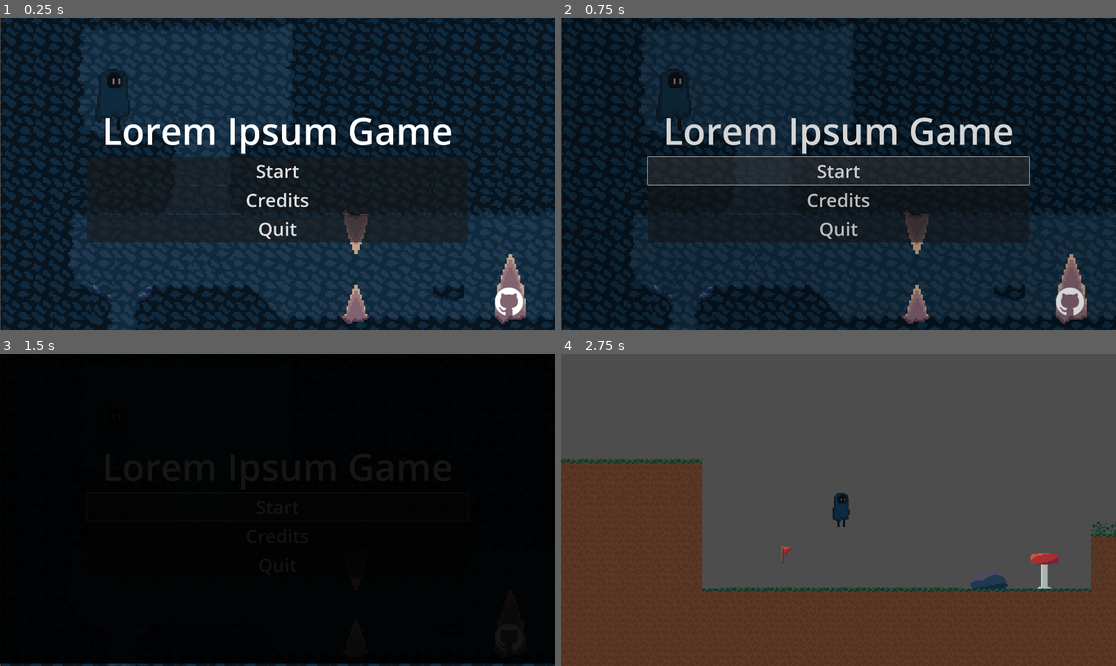
Above: before the commit, frames 1-4 (two rows, left to right).
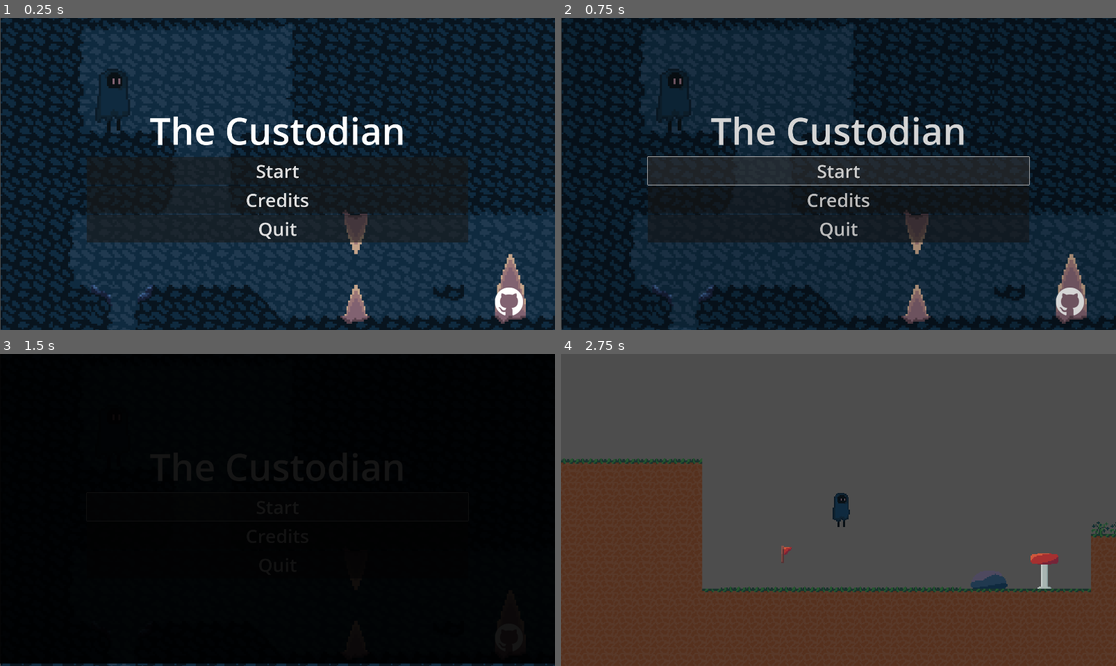
Above: after the commit, the same moments.

Repository: Sukarth/Hackclub-Jumpstart-Game
Game: Godot game, scene res://main_menu.tscn
Same seed, same stepped clock (60 frames per second), same inputs: the game is played once before the commit and once after it.
Inputs:
- Up to frame 1 (0.25 s): no input
- Up to frame 2 (0.75 s): click "Start" at 0.5 s
- Up to frame 3 (1.5 s): click "Start" at 1.25 s
- Up to frame 4 (2.75 s): tap Enter at 2 s; hold D (move_right) from 2.03 s (still down); hold F (show_progress) from 2.03 s (still down); tap Space (jump) at 2.27 s

The runs differ from the first frame. In frame 1, 2.3% of the frame differs, in the area x 19-82%, y 31-44%; in frame 2, 2.3%; in frame 3, less than 0.1%; in frame 4, nothing differs.

Commit message:
light sacrifice

Diff:
--- /dev/null
+++ b/Overlay.tscn
@@ -0,0 +1,17 @@
+[gd_scene load_steps=3 format=3 uid="uid://df0jrrdueyxbw"]
+
+[ext_resource type="Texture2D" uid="uid://c6vgcoaoh7lf8" path="res://res/overlay.png" id="1_mi3qu"]
+[ext_resource type="Script" uid="uid://dwhb45gww0pk7" path="res://texture_rect.gd" id="2_q83ut"]
+
+[node name="Overlay" type="Node2D"]
+
+[node name="CanvasLayer" type="CanvasLayer" parent="."]
+
+[node name="TextureRect" type="TextureRect" parent="CanvasLayer"]
+offset_right = 1920.0
+offset_bottom = 1080.0
+scale = Vector2(1.0003388, 1.0002936)
+texture = ExtResource("1_mi3qu")
+script = ExtResource("2_q83ut")
+
+[connection signal="ready" from="CanvasLayer/TextureRect" to="CanvasLayer/TextureRect" method="_on_ready"]
--- a/main_menu.tscn
+++ b/main_menu.tscn
@@ -1,9 +1,10 @@
-[gd_scene load_steps=8 format=3 uid="uid://fdr1rpk4bp1t"]
+[gd_scene load_steps=9 format=3 uid="uid://fdr1rpk4bp1t"]
 
 [ext_resource type="Script" uid="uid://chl2jix5td472" path="res://scripts/MainMenu.gd" id="1_06t4h"]
 [ext_resource type="Texture2D" uid="uid://wivhujwldiv6" path="res://res/background.png" id="2_7vrkn"]
 [ext_resource type="AudioStream" uid="uid://b17fc45ywxq28" path="res://sfx/button_click.mp3" id="3_fu7sn"]
 [ext_resource type="Texture2D" uid="uid://cr7dhjl3polq5" path="res://res/icons/github-mark-white.svg" id="4_jix8l"]
+[ext_resource type="PackedScene" uid="uid://df0jrrdueyxbw" path="res://Overlay.tscn" id="5_glbon"]
 
 [sub_resource type="Animation" id="Animation_7vrkn"]
 length = 0.001
@@ -83,7 +84,7 @@
 [node name="Label" type="Label" parent="MarginContainer/VBoxContainer"]
 layout_mode = 2
 theme_override_font_sizes/font_size = 128
-text = "Lorem Ipsum Game"
+text = "The Custodian"
 horizontal_alignment = 1
 
 [node name="StartButton" type="Button" parent="MarginContainer/VBoxContainer"]
@@ -141,6 +142,9 @@
 texture_disabled = ExtResource("4_jix8l")
 texture_focused = ExtResource("4_jix8l")
 
+[node name="Overlay" parent="." instance=ExtResource("5_glbon")]
+position = Vector2(437, 294)
+
 [connection signal="ready" from="." to="." method="_on_ready"]
 [connection signal="pressed" from="MarginContainer/VBoxContainer/StartButton" to="." method="_on_start_pressed"]
 [connection signal="pressed" from="MarginContainer/VBoxContainer/CreditsButton" to="." method="_on_credits_button_pressed"]
--- /dev/null
+++ b/texture_rect.gd
@@ -0,0 +1,10 @@
+extends TextureRect
+
+
+
+func _on_ready() -> void:
+	if GameManager.has_light:
+		hide()
+	else:
+		show()
+	pass # Replace with function body.
Binary file added: res/overlay.png
Not shown, added: res/overlay.png.import
Not shown, added: texture_rect.gd.uid
